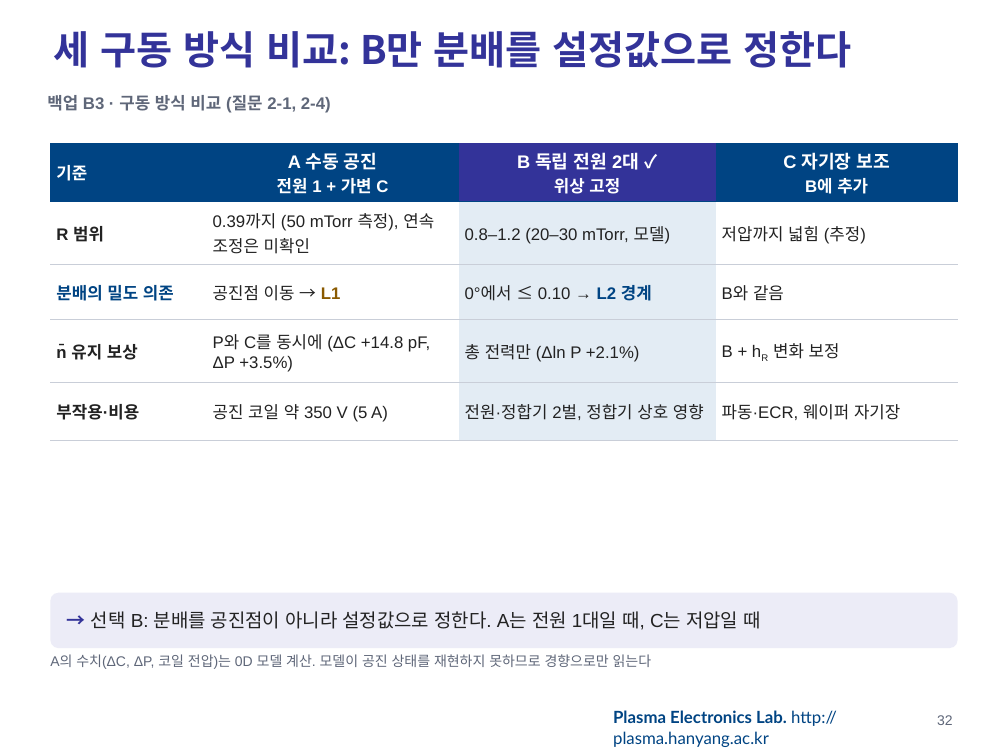
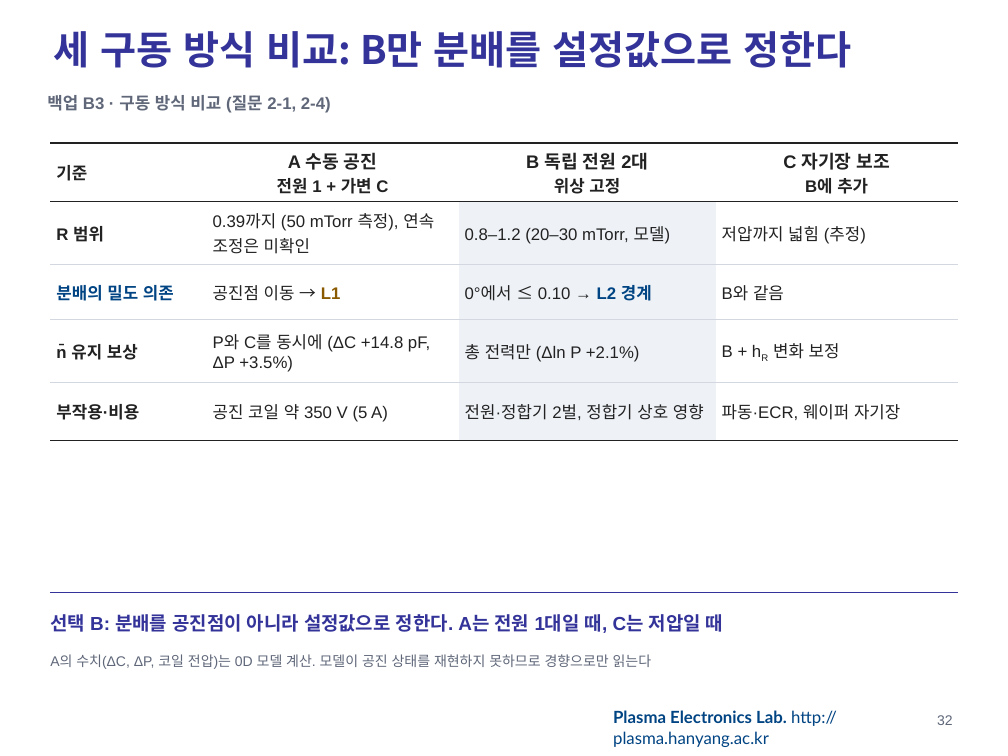
Before and after one commit to garlicjam-pyo/plasma, a slide deck: slide 32 of presentations/1차발표_최종.pptx. Drawn at 1008x756 pixels with LibreOffice and Linux fonts; fonts in the diff are those of the drawing; background and template pictures are left out. Boxes give left, top, right and bottom in pixels: in the first picture for what was removed or moved away, otherwise in the second. Text is boxed around its words. In the diff, an @@ line names an element or a change of style, - is before the commit and + after.

```diff
--- a/presentations/1차발표_최종.pptx
+++ b/presentations/1차발표_최종.pptx
@@ table at bbox=[50, 143, 958, 440] @@
-row 1, column 3: B 독립 전원 2대 ✓ / 위상 고정
+row 1, column 3: B 독립 전원 2대 / 위상 고정
@@ fill #004483 to #FFFFFF in 3 cells @@
@@ fill #333399 to #FFFFFF in row 1, column 3 @@
@@ fill #E3ECF4 to #EEF2F7 in 4 cells @@
@@ text colour #FFFFFF to #222222 in "기준", "A 수동 공진", "전원 1 + 가변 C", "C 자기장 보조" and 1 more places @@
@@ borders changed @@
@@ text "선택 B: 분배를 공진점이 아니라 ...": place and size @@
-text "선택 B: 분배를 공진점이 아니라 ..." at bbox=[50, 593, 958, 648]
+text "선택 B: 분배를 공진점이 아니라 ..." at bbox=[50, 614, 723, 633]
@@ text "선택 B: 분배를 공진점이 아니라 ..." at bbox=[50, 614, 723, 633]: fill #ECECF7 to none @@
@@ line added from (50, 593) to (958, 593), #333399 1 pt @@
@@ text at bbox=[50, 614, 723, 633]: text changed; text colour #222222 to #333399; bold on @@
-→ 선택 B: 분배를 공진점이 아니라 설정값으로 정한다. A는 전원 1대일 때, C는 저압일 때
+선택 B: 분배를 공진점이 아니라 설정값으로 정한다. A는 전원 1대일 때, C는 저압일 때
```
Also in this commit, not shown: 39 other slides changed, 3 other files.
